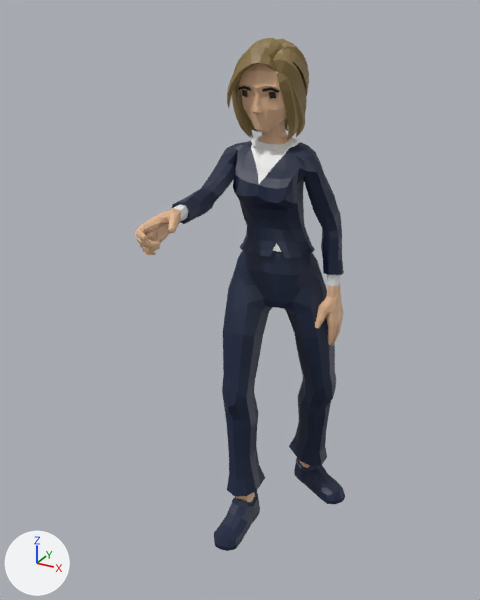
A saved change to the glTF model public/avatares/av-capita-nautica.glb.
The view is the same before and after, from a 50 mm camera at (0.922, -1.828, 1.889) aimed at (-0.077, -0.012, 0.981). The axes (+X, +Y, +Z) are drawn at lower left. The lights are the same throughout. The older version comes first. Vertices at exactly the same position are counted once.

Names of what the first picture shows: 'Suit_Body'.
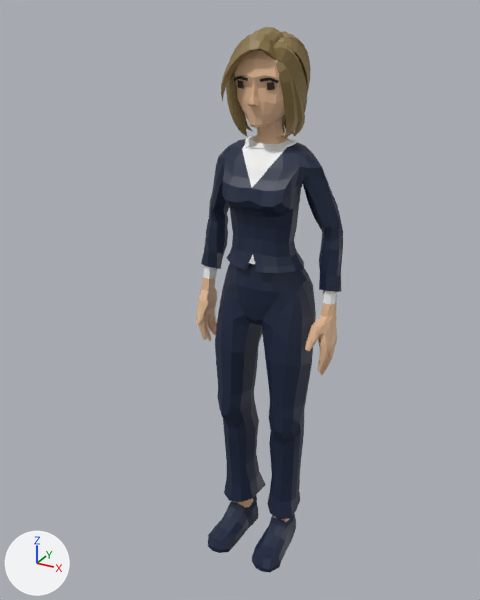
Changed parts and their boxes (x1, y1, x2, y2) in the pictures (480 x 600 px; the box of a moved part takes in the faces that stretch with it):
'Suit_Body', reshaped, moved (30% narrower, 6% taller)
    before: (135, 38, 345, 551)
    after: (196, 27, 343, 573)
part 1 of me_cube_034, moved or reshaped
    before: (252, 90, 263, 114)
    after: (248, 80, 259, 107)
part 2 of me_cube_034, moved or reshaped
    before: (262, 87, 279, 93)
    after: (260, 77, 279, 83)
part 3 of me_cube_034, moved or reshaped
    before: (238, 86, 251, 91)
    after: (234, 76, 248, 81)
part 4 of me_cube_034, moved or reshaped
    before: (269, 92, 276, 99)
    after: (267, 82, 275, 90)
part 5 of me_cube_034, moved or reshaped
    before: (242, 90, 248, 97)
    after: (237, 80, 244, 89)
part 6 of me_cube_034, moved or reshaped
    before: (227, 54, 276, 108)
    after: (221, 40, 276, 101)
part 7 of me_cube_034, moved or reshaped
    before: (273, 53, 307, 115)
    after: (273, 42, 307, 113)
part 8 of me_cube_034, moved or reshaped
    before: (277, 49, 307, 96)
    after: (277, 37, 309, 131)
part 9 of me_cube_034, moved or reshaped
    before: (232, 46, 274, 138)
    after: (226, 32, 274, 135)
part 10 of me_cube_034, moved or reshaped
    before: (243, 42, 279, 138)
    after: (238, 30, 280, 136)
part 11 of me_cube_034, moved or reshaped (mostly hidden)
    before: (248, 38, 284, 132)
    after: (243, 27, 285, 131)
part 12 of me_cube_034, moved or reshaped (mostly hidden)
    before: (282, 42, 309, 92)
    after: (283, 33, 311, 135)
part 13 of me_cube_034, moved or reshaped (mostly hidden)
    before: (276, 39, 288, 44)
    after: (282, 31, 288, 35)
part 14 of me_cube_034, moved or reshaped
    before: (277, 72, 299, 140)
    after: (276, 60, 298, 138)
part 15 of me_cube_034, moved or reshaped
    before: (289, 80, 305, 137)
    after: (289, 70, 305, 136)
part 16 of me_cube_034, moved or reshaped
    before: (135, 48, 345, 551)
    after: (196, 50, 343, 573)

The change, as a list of edits to the scene's bpy script:
```text
Change me_cube_034:
    remove me_cube_034.from_pydata(...)  # 3294 vertices, 6482 faces; spans x -0.19..0.29, y -0.74..0.16, z 0.0..1.8
    add me_cube_034.from_pydata(...)  # 3294 vertices, 6482 faces; spans x -0.27..0.26, y -0.27..0.1, z 0.0..1.84
    me_cube_034 part 1: the loose piece of 35 vertices spanning x -0.03..0.0, y -0.23..-0.2, z 1.58..1.66 is moved by (0.01, 0.05, 0.05)
    me_cube_034 part 2: the loose piece of 12 vertices spanning x 0.01..0.06, y -0.22..-0.2, z 1.65..1.67 is moved by (0.01, 0.05, 0.04)
    me_cube_034 part 3: the loose piece of 12 vertices spanning x -0.09..-0.03, y -0.22..-0.2, z 1.65..1.67 is moved by (0.01, 0.05, 0.04)
    me_cube_034 part 4: the loose piece of 8 vertices spanning x 0.02..0.05, y -0.21..-0.18, z 1.63..1.66 is moved by (0.01, 0.05, 0.04)
    me_cube_034 part 5: the loose piece of 8 vertices spanning x -0.07..-0.05, y -0.21..-0.18, z 1.63..1.66 is moved by (0.01, 0.05, 0.04)
    me_cube_034 part 6: the loose piece of 45 vertices spanning x -0.11..0.05, y -0.25..-0.14, z 1.59..1.76 is multiplied about its middle by the matrix ((1.0, -0.005, -0.002), (0.005, 0.994, 0.11), (0.001, -0.11, 0.994)), then moved by (0.01, 0.05, 0.04)
    me_cube_034 part 7: the loose piece of 69 vertices spanning x 0.0..0.1, y -0.21..-0.05, z 1.51..1.76 is scaled about its middle by (0.997, 0.852, 1.05), then moved by (0.01, 0.05, 0.04)
    me_cube_034 part 8: the loose piece of 69 vertices spanning x -0.01..0.1, y -0.18..-0.03, z 1.51..1.77 is multiplied about its middle by the matrix ((1.0, -0.005, -0.002), (0.005, 0.994, 0.11), (0.001, -0.11, 0.994)), then moved by (0.01, 0.05, 0.03)
    me_cube_034 part 9: the loose piece of 69 vertices spanning x -0.12..0.03, y -0.23..-0.15, z 1.49..1.78 is multiplied about its middle by the matrix ((1.0, -0.005, -0.002), (0.005, 0.994, 0.11), (0.001, -0.11, 0.994)), then moved by (0.01, 0.05, 0.04)
    me_cube_034 part 10: the loose piece of 69 vertices spanning x -0.12..0.04, y -0.2..-0.12, z 1.49..1.79 is multiplied about its middle by the matrix ((1.0, -0.005, -0.002), (0.005, 0.994, 0.11), (0.001, -0.11, 0.994)), then moved by (0.01, 0.05, 0.04)
    me_cube_034 part 11: the loose piece of 69 vertices spanning x -0.13..0.04, y -0.17..-0.08, z 1.5..1.8 is multiplied about its middle by the matrix ((1.0, -0.005, -0.002), (0.005, 0.994, 0.11), (0.001, -0.11, 0.994)), then moved by (0.01, 0.05, 0.04)
    me_cube_034 part 12: the loose piece of 69 vertices spanning x -0.03..0.08, y -0.13..0.0, z 1.5..1.79 is multiplied about its middle by the matrix ((1.0, -0.005, -0.002), (0.005, 0.994, 0.11), (0.001, -0.11, 0.994)), then moved by (0.01, 0.05, 0.03)
    me_cube_034 part 13: the loose piece of 69 vertices spanning x -0.11..0.05, y -0.1..0.0, z 1.49..1.8 is multiplied about its middle by the matrix ((1.0, -0.005, -0.002), (0.005, 0.994, 0.11), (0.001, -0.11, 0.994)), then moved by (0.01, 0.05, 0.03)
    me_cube_034 part 14: the loose piece of 45 vertices spanning x 0.02..0.09, y -0.21..-0.12, z 1.5..1.72 is multiplied about its middle by the matrix ((1.0, -0.005, -0.002), (0.005, 0.994, 0.11), (0.001, -0.11, 0.994)), then moved by (0.01, 0.05, 0.04)
    me_cube_034 part 15: the loose piece of 45 vertices spanning x 0.02..0.1, y -0.2..-0.08, z 1.5..1.72 is scaled about its middle by (0.999, 0.797, 1.04), then moved by (0.01, 0.05, 0.04)
    me_cube_034 part 16: 2187 of 3294 vertices moved; they spanned x -0.19..0.29, y -0.74..0.16, z 0.0..1.78 and now span x -0.27..0.26, y -0.27..0.05, z 0.0..1.82; mean shift (-0.03, 0.14, -0.08); largest move (-0.08, -0.74, 1.32) -> (-0.23, -0.09, 0.78)
    other edits to the shape of me_cube_034 do not show in these pictures
Change ob_suit_body:
    ob_suit_body.location: (-0.05, 0.289, 0.002) -> (0.005, 0.087, 0.002)
```
